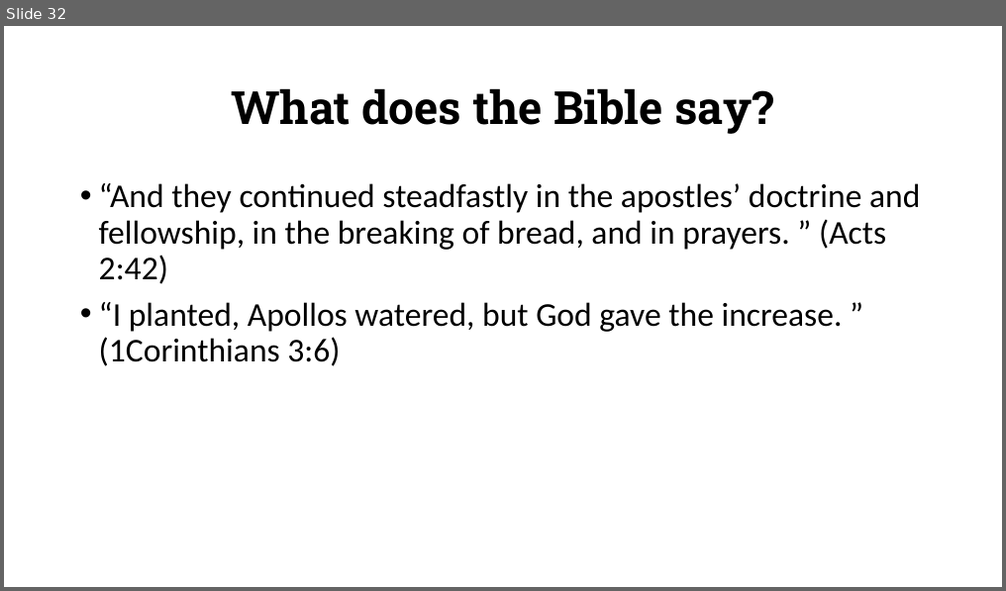
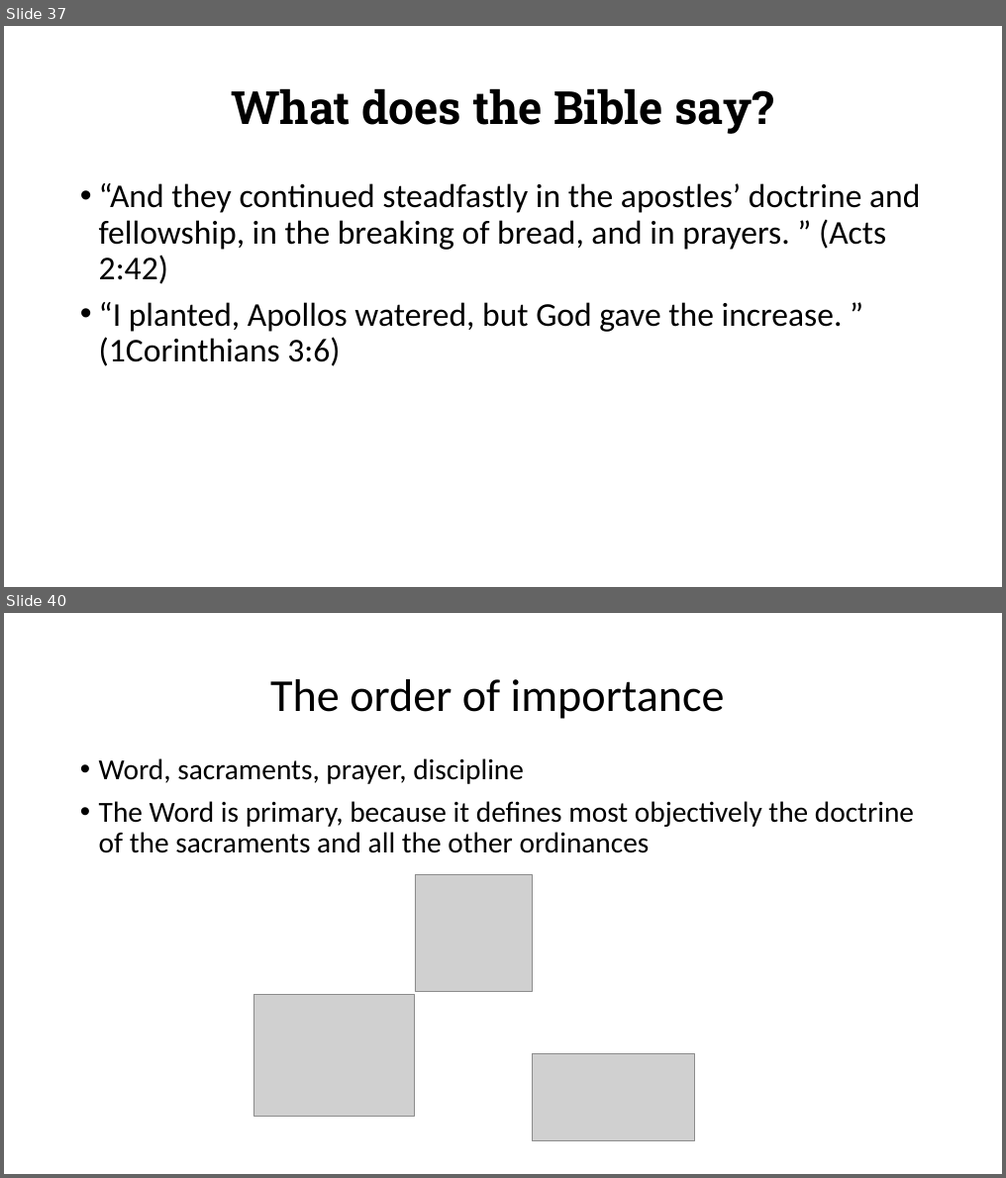
Before and after one commit to csmatyi/calvary_sunday_school, a slide deck: WSC85-88_211205.pptx. Shown one above the other, each under a label of ours: slide 32 before the commit, slides 37 and 40 after it; the slides between them are not shown. The pictures are 1006x591 and 1006x1178 pixels, drawn with LibreOffice and Linux fonts; fonts in the diff are those of the drawing; grey boxes stand for pictures. Boxes give left, top, right and bottom in pixels: in the first picture for what was removed or moved away, otherwise in the second. Text is boxed around its words. In the diff, an @@ line names an element or a change of style, - is before the commit and + after.

```diff
--- a/WSC85-88_211205.pptx
+++ b/WSC85-88_211205.pptx
@@ slide 40 added at <box>4,613,1002,1174</box>, background #FFFFFF @@
@@ title added at <box>270,679,725,719</box>, 44 pt, text #000000 @@
+The order of importance
@@ text added at <box>99,759,914,854</box>, 28 pt, text #000000 @@
+• Word, sacraments, prayer, discipline
+• The Word is primary, because it defines most objectively the doctrine of the sacraments and all the other ordinances
@@ picture added at <box>415,875,532,992</box> @@
@@ picture added at <box>253,995,415,1116</box> @@
@@ picture added at <box>532,1054,695,1143</box> @@
@@ what was slide 32 is now slide 37 @@
```
Also in this commit, not shown: 3 slides changed, 8 other slides added.
